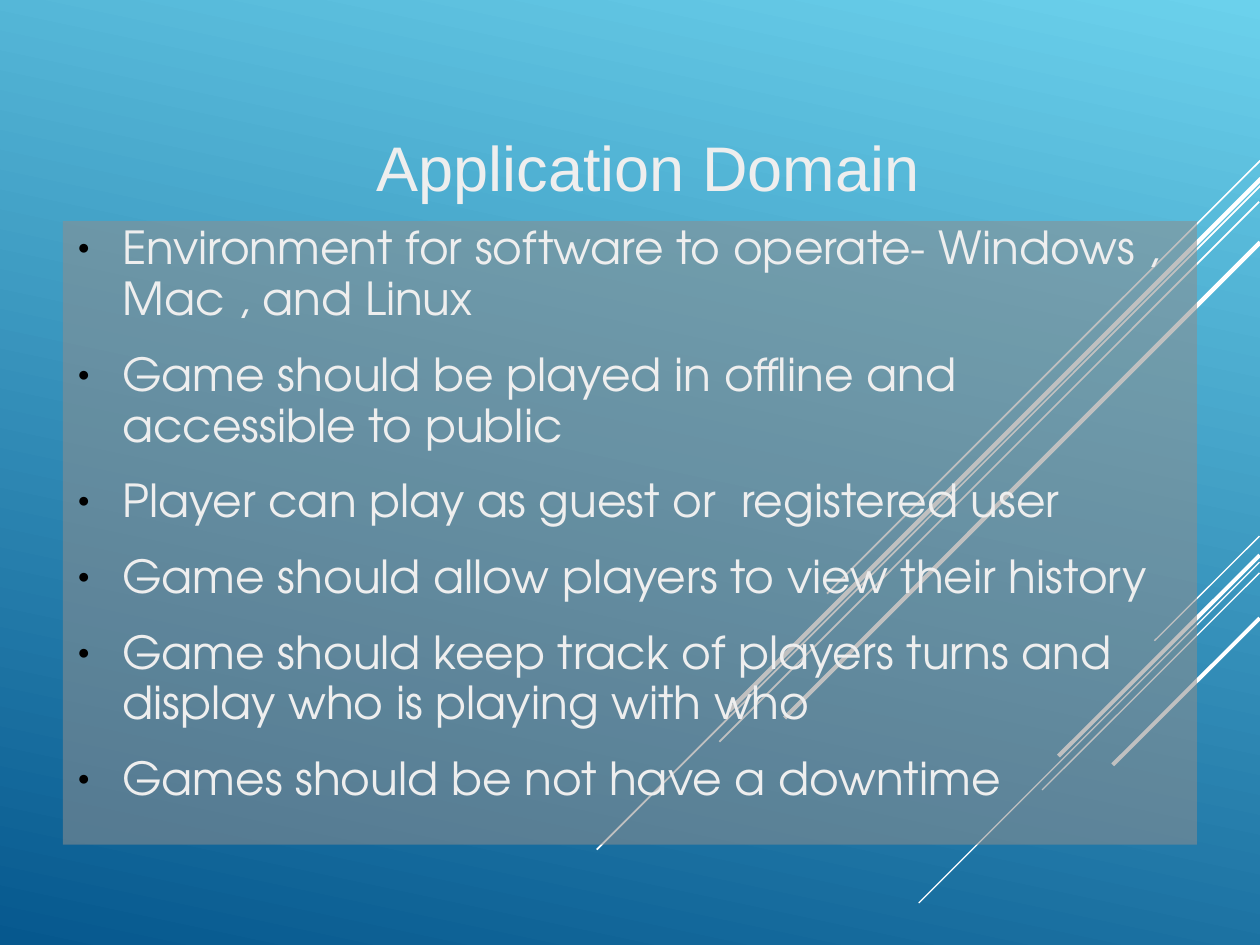
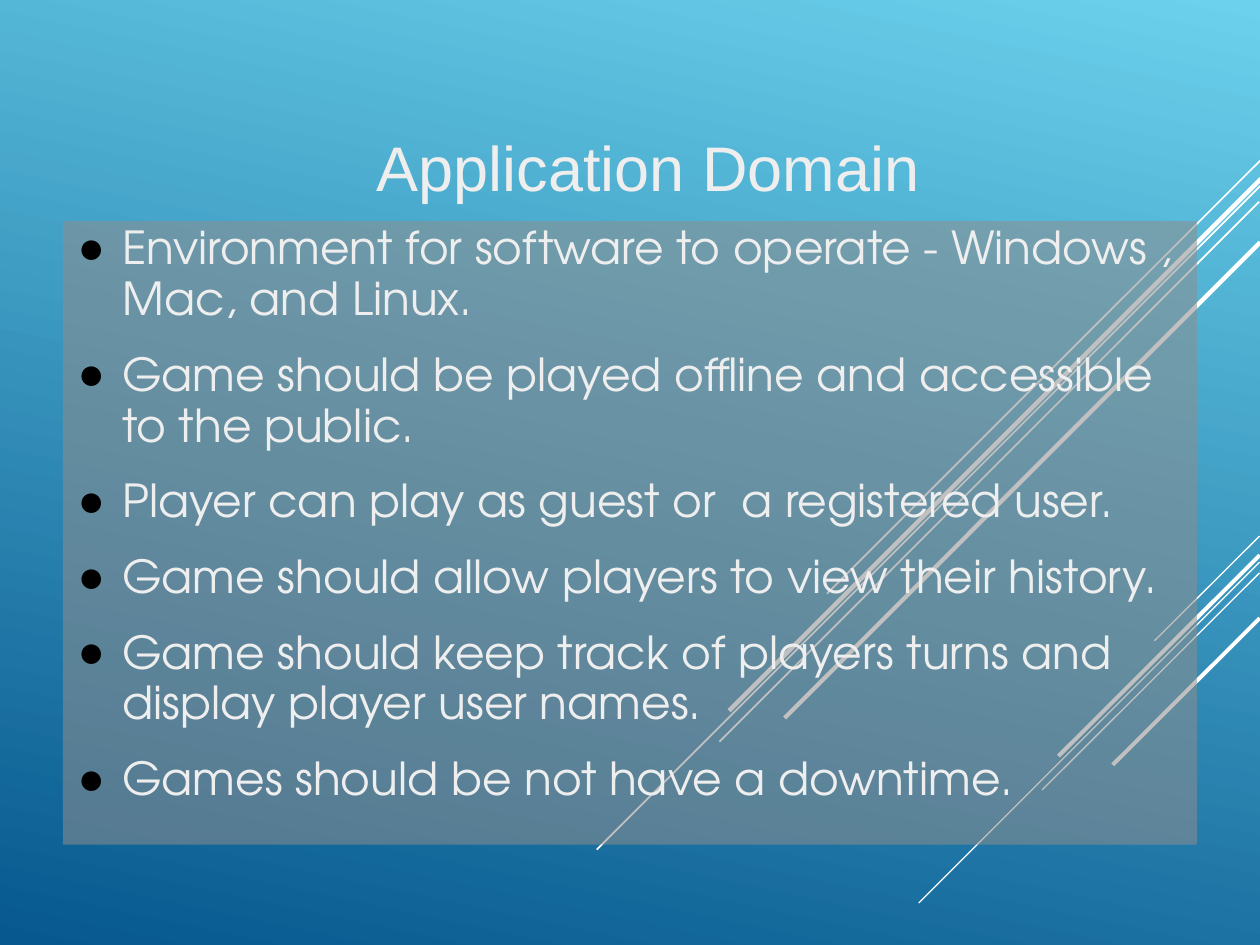
Before and after one commit to Amatarasu/A-Team, a slide deck: slide 4 of Power.Point.Presentation-bk.ppt. Drawn at 1260x945 pixels with LibreOffice and Linux fonts; fonts in the diff are those of the drawing. Boxes give left, top, right and bottom in pixels: in the first picture for what was removed or moved away, otherwise in the second. Text is boxed around its words. In the diff, an @@ line names an element or a change of style, - is before the commit and + after.

```diff
--- a/Power.Point.Presentation-bk.ppt
+++ b/Power.Point.Presentation-bk.ppt
@@ background gradient #06588E to #6BD1EC to gradient #6BD1EC to #06588E @@
@@ text in rectangle at (x1=122, y1=217, x2=1157, y2=816): text changed @@
-● Environment for software to operate- Windows , Mac , and Linux
-● Game should be played in offline and accessible to public
-● Player can play as guest or registered user
-● Game should allow players to view their history
-● Game should keep track of players turns and display who is playing with who
-● Games should be not have a downtime
+● Environment for software to operate - Windows , Mac, and Linux.
+● Game should be played offline and accessible to the public.
+● Player can play as guest or a registered user.
+● Game should allow players to view their history.
+● Game should keep track of players turns and display player user names.
+● Games should be not have a downtime.
```
Also in this commit, not shown: 27 other slides changed, 2 slides added, 2 slides removed.
